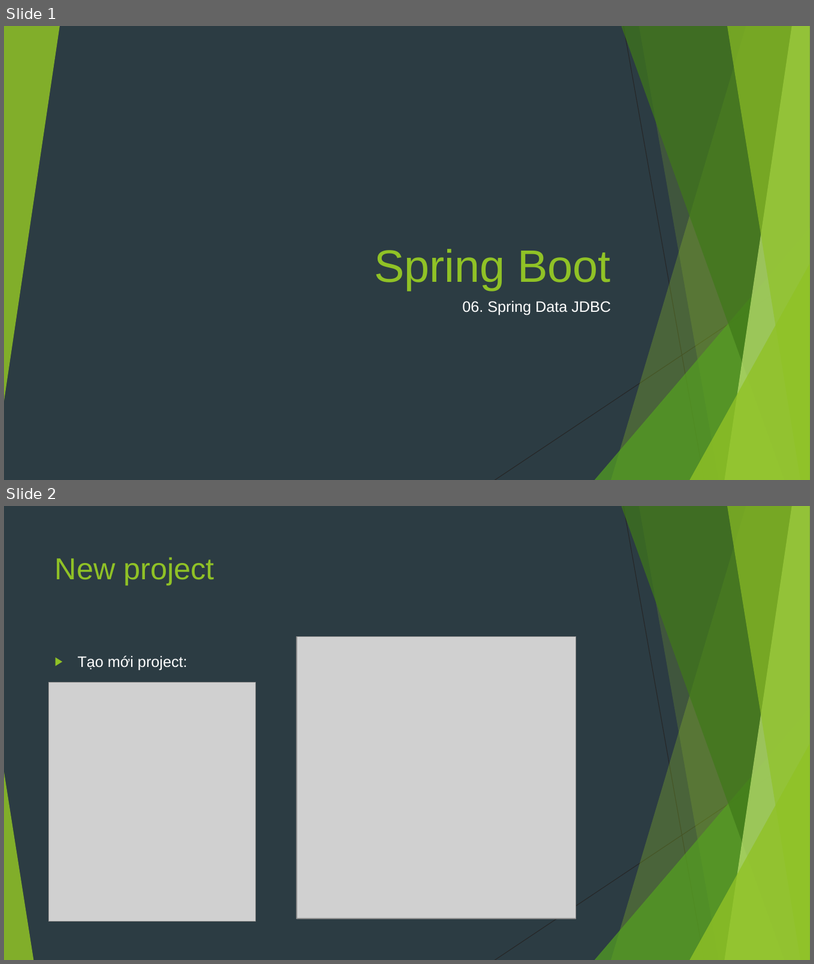
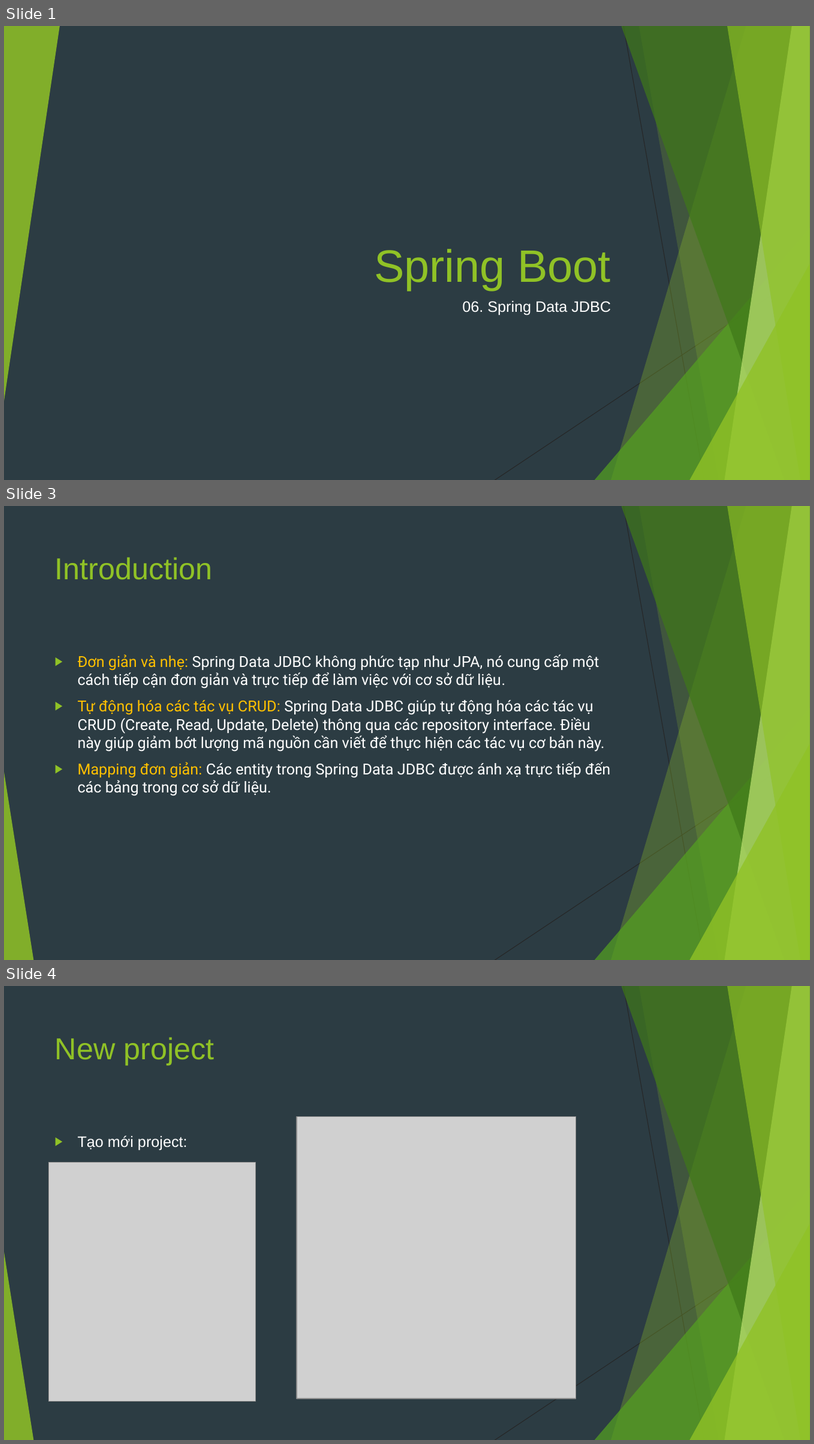
Before and after one commit to sobbingwind/SpringBoot, a slide deck: 06.Spring Data JDBC.pptx. Shown one above the other, each under a label of ours: slides 1 and 2 before the commit, slides 1, 3 and 4 after it; the slides between them are not shown. The pictures are 814x964 and 814x1444 pixels, drawn with LibreOffice and Linux fonts; fonts in the diff are those of the drawing; grey boxes stand for pictures. Boxes give left, top, right and bottom in pixels: in the first picture for what was removed or moved away, otherwise in the second. Text is boxed around its words. In the diff, an @@ line names an element or a change of style, - is before the commit and + after.

```diff
--- a/06.Spring Data JDBC.pptx
+++ b/06.Spring Data JDBC.pptx
@@ slide 3 added at <box>4,506,810,960</box>, background #2C3C43; not listed: 10 template elements that a slide beside it also shows @@
@@ title added at <box>55,557,213,580</box>, 36 pt, text #90C226 @@
+Introduction
@@ text added at <box>78,654,611,796</box>, 18 pt, text #FFFFFF @@
+▶ Đơn giản và nhẹ: Spring Data JDBC không phức tạp như JPA, nó cung cấp một cách tiếp cận đơn giản và trực tiếp để làm việc với cơ sở dữ liệu.
+▶ Tự động hóa các tác vụ CRUD: Spring Data JDBC giúp tự động hóa các tác vụ CRUD (Create, Read, Update, Delete) thông qua các repository interface. Điều này giúp giảm bớt lượng mã nguồn cần viết để thực hiện các tác vụ cơ bản này.
+▶ Mapping đơn giản: Các entity trong Spring Data JDBC được ánh xạ trực tiếp đến các bảng trong cơ sở dữ liệu.
@@ what was slide 2 is now slide 4 @@
```
Also in this commit, not shown: 18 other slides added.
